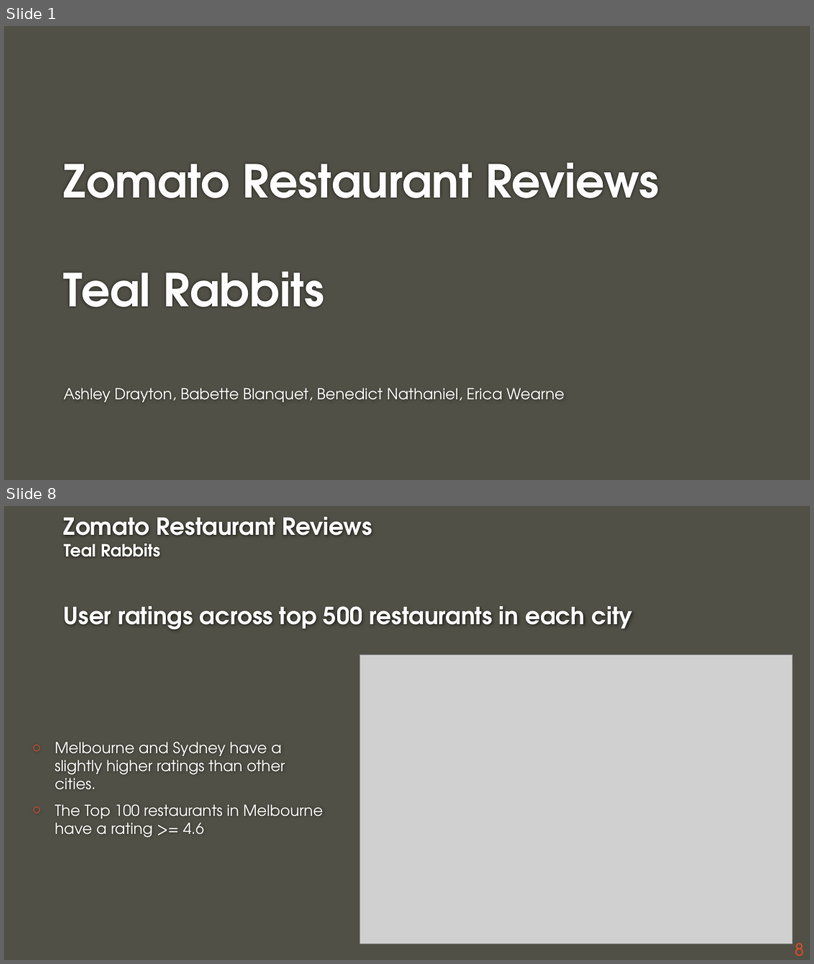
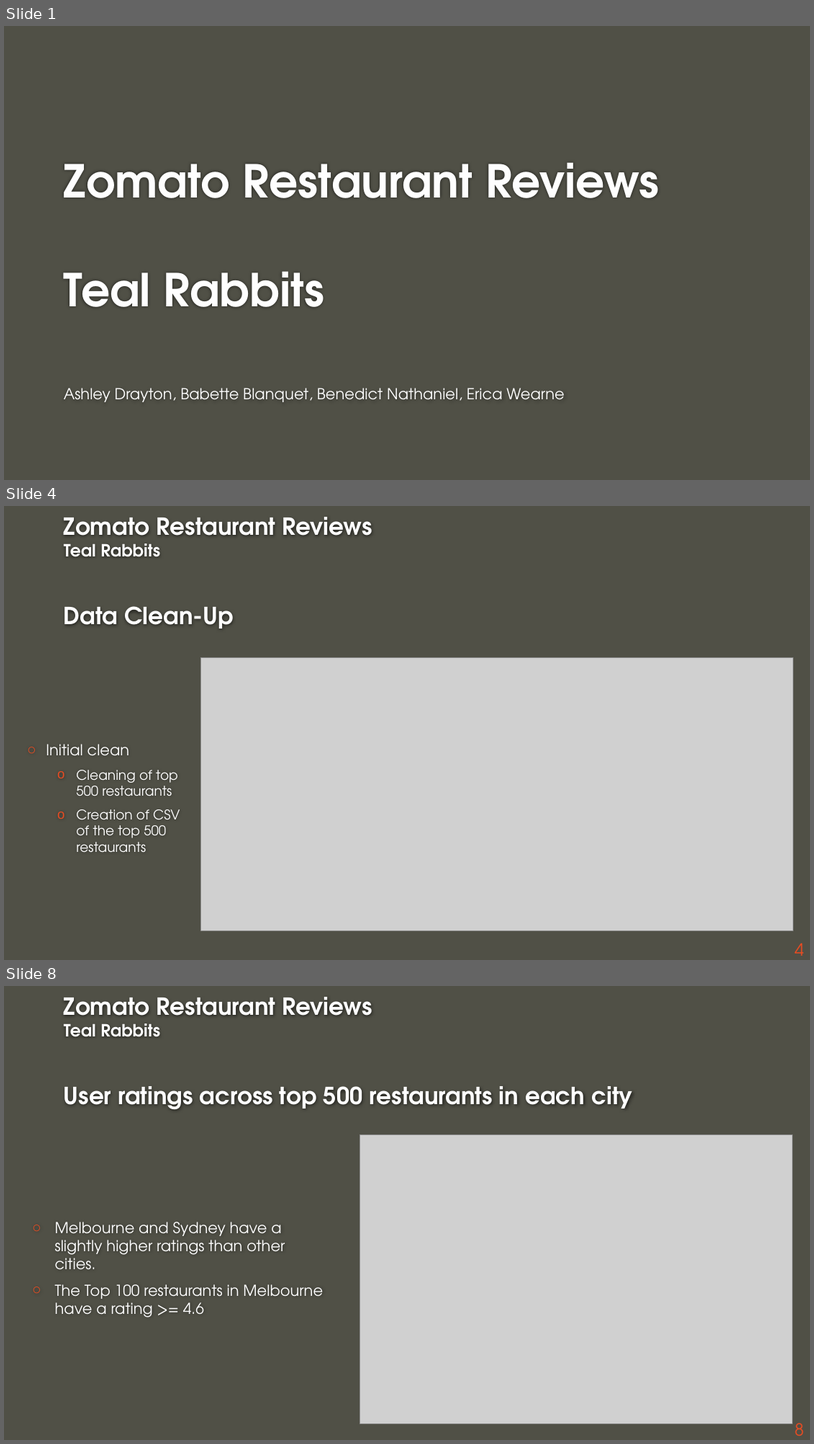
Before and after one commit to ashdrayton/Zomato-Restaurants-Reviews, a slide deck: Final notebooks/Zomato_Presentation_EW_20200712.pptx. Shown one above the other, each under a label of ours: slides 1 and 8 before the commit, slides 1, 4 and 8 after it; the slides between them are not shown. The pictures are 814x964 and 814x1444 pixels, drawn with LibreOffice and Linux fonts; fonts in the diff are those of the drawing; grey boxes stand for pictures; background and template pictures are left out. Boxes give left, top, right and bottom in pixels: in the first picture for what was removed or moved away, otherwise in the second. Text is boxed around its words. In the diff, an @@ line names an element or a change of style, - is before the commit and + after.

```diff
--- a/Final notebooks/Zomato_Presentation_EW_20200712.pptx
+++ b/Final notebooks/Zomato_Presentation_EW_20200712.pptx
@@ slide 4 added at [4,506,810,960], background #505046 @@
@@ title added at [64,517,373,628], 28 pt, text #FEFEFE, bold @@
+Zomato Restaurant Reviews
+Teal Rabbits
+Data Clean-Up
@@ picture added at [201,657,793,931] @@
@@ text added at [46,744,180,852], 16 pt, text #FFFFFF @@
+○ Initial clean
+  o Cleaning of top 500 restaurants
+  o Creation of CSV of the top 500 restaurants
@@ page number added at [795,943,805,955], 20 pt, text #E84C22 @@
+4
```
Also in this commit, not shown: 7 slides changed, 3 other slides added, 3 slides removed, 5 other files.
